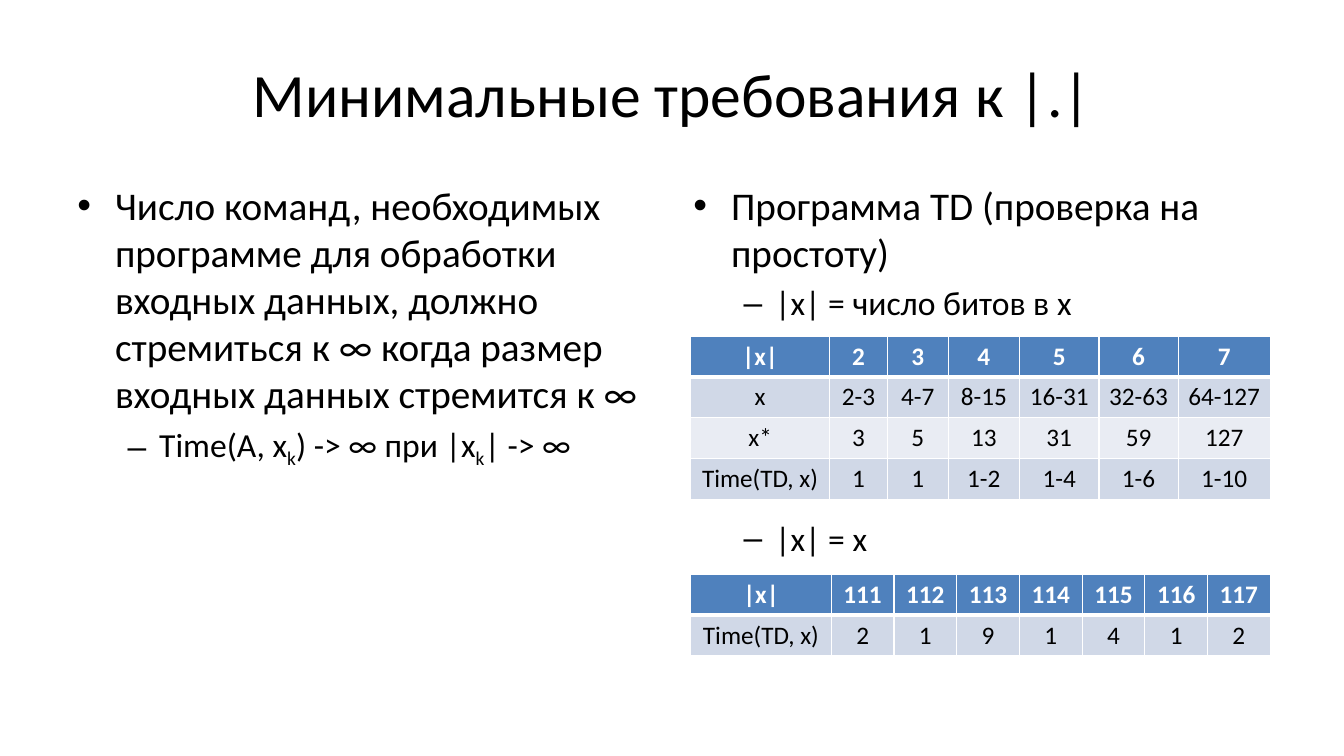
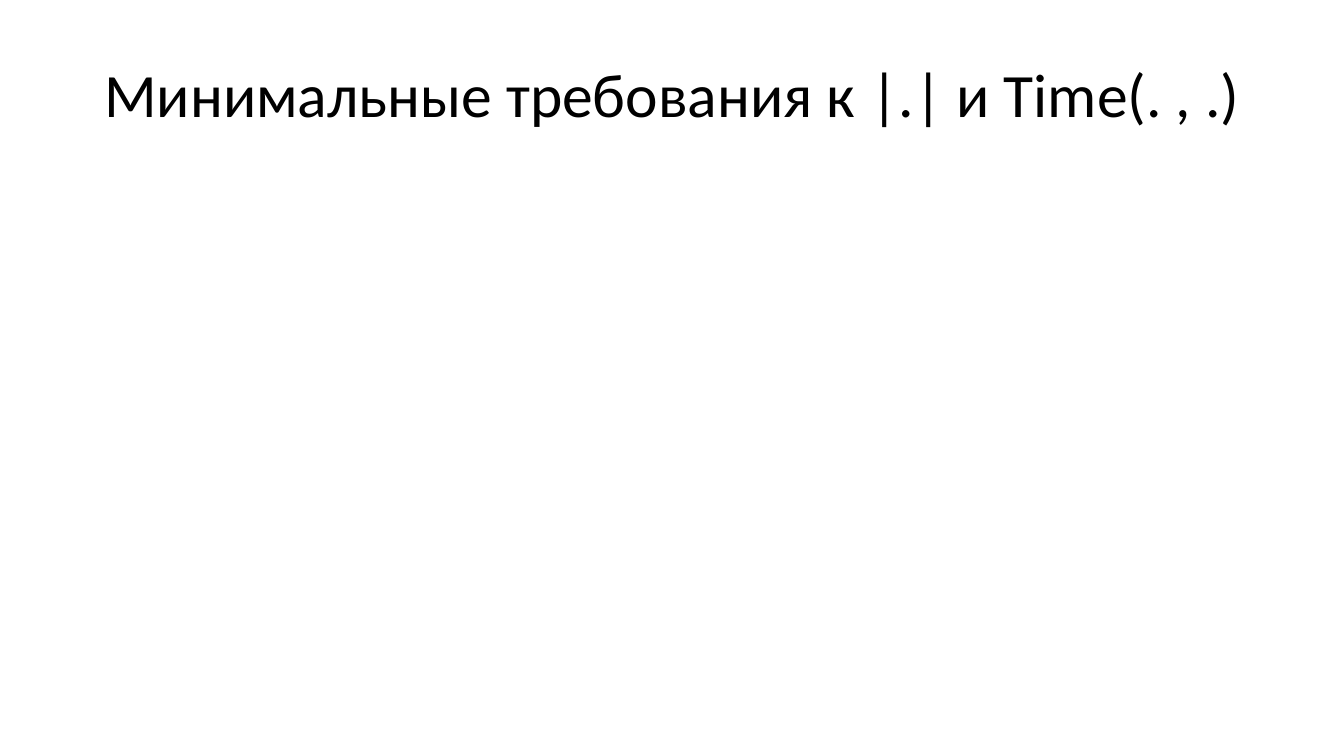
Before and after one commit to Evgueni-Petrov-aka-espetrov/Algorithms-and-Programming-in-C-pptx, a slide deck: slide 19 of 22 Оценка сложности вычислительных алгоритмов.pptx (slide 5 before the commit). Drawn at 1344x756 pixels with LibreOffice and Linux fonts; fonts in the diff are those of the drawing. Boxes give left, top, right and bottom in pixels: in the first picture for what was removed or moved away, otherwise in the second. Text is boxed around its words. In the diff, an @@ line names an element or a change of style, - is before the commit and + after.

```diff
--- a/22 Оценка сложности вычислительных алгоритмов.pptx
+++ b/22 Оценка сложности вычислительных алгоритмов.pptx
@@ title at [104,72,1162,127]: text changed @@
-Минимальные требования к |.|
+Минимальные требования к |.| и Time(. , .)
@@ text removed at [115,193,602,463] @@
-• Число команд, необходимых программе для обработки входных данных, должно стремиться к ∞ когда размер входных данных стремится к ∞
-  – Time(A, xk) -> ∞ при |xk| -> ∞
@@ text removed at [731,191,1199,557] @@
-• Программа TD (проверка на простоту)
-  – |x| = число битов в x
-  – |x| = x
@@ table removed at [691,336,1270,499], 4 rows, 7 columns @@
-|x| | 2 | 3 | 4 | 5 | 6 | 7
-x | 2-3 | 4-7 | 8-15 | 16-31 | 32-63 | 64-127
-x* | 3 | 5 | 13 | 31 | 59 | 127
-Time(TD, x) | 1 | 1 | 1-2 | 1-4 | 1-6 | 1-10
@@ table removed at [691,575,1269,656], 2 rows, 8 columns @@
-|x| | 111 | 112 | 113 | 114 | 115 | 116 | 117
-Time(TD, x) | 2 | 1 | 9 | 1 | 4 | 1 | 2
```
Also in this commit, not shown: 23 other slides changed, 112 slides added.
